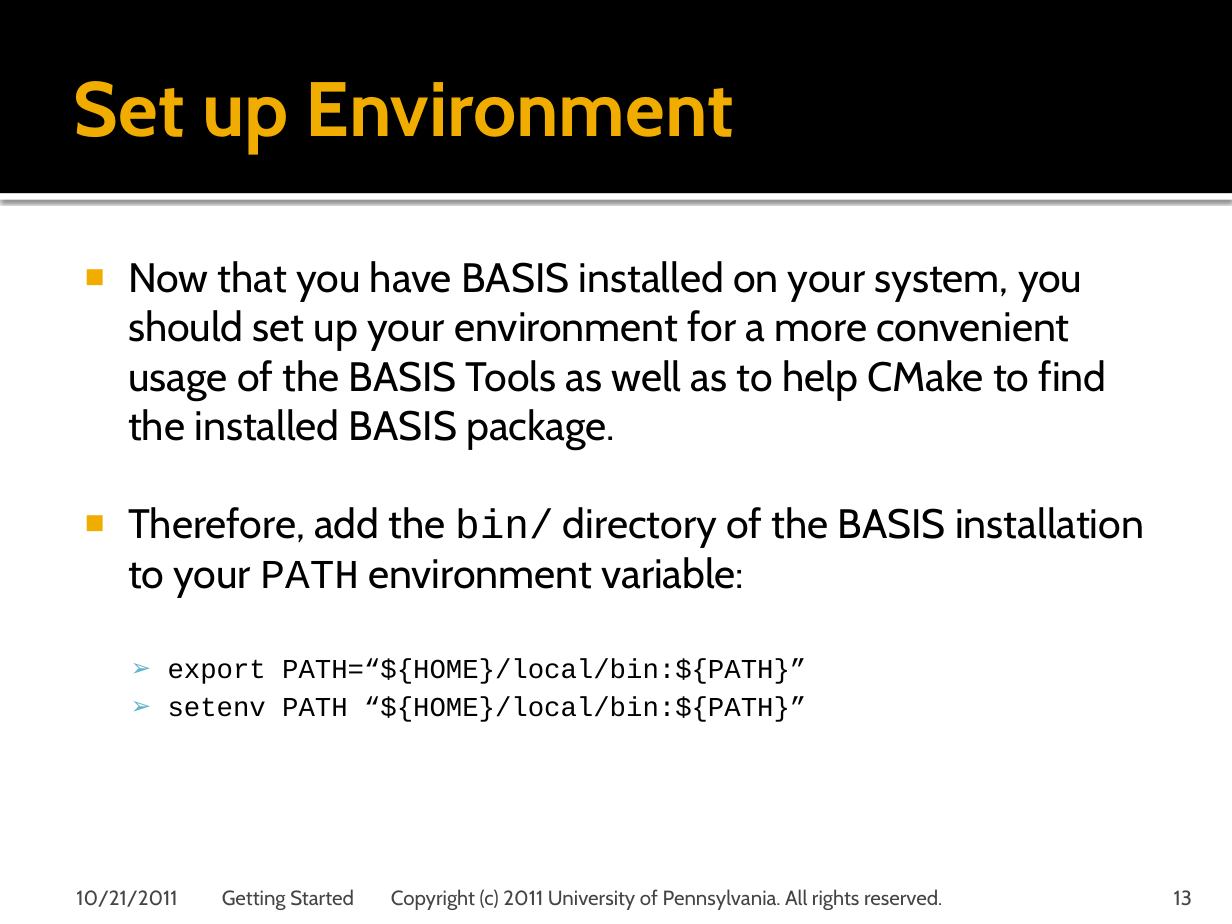
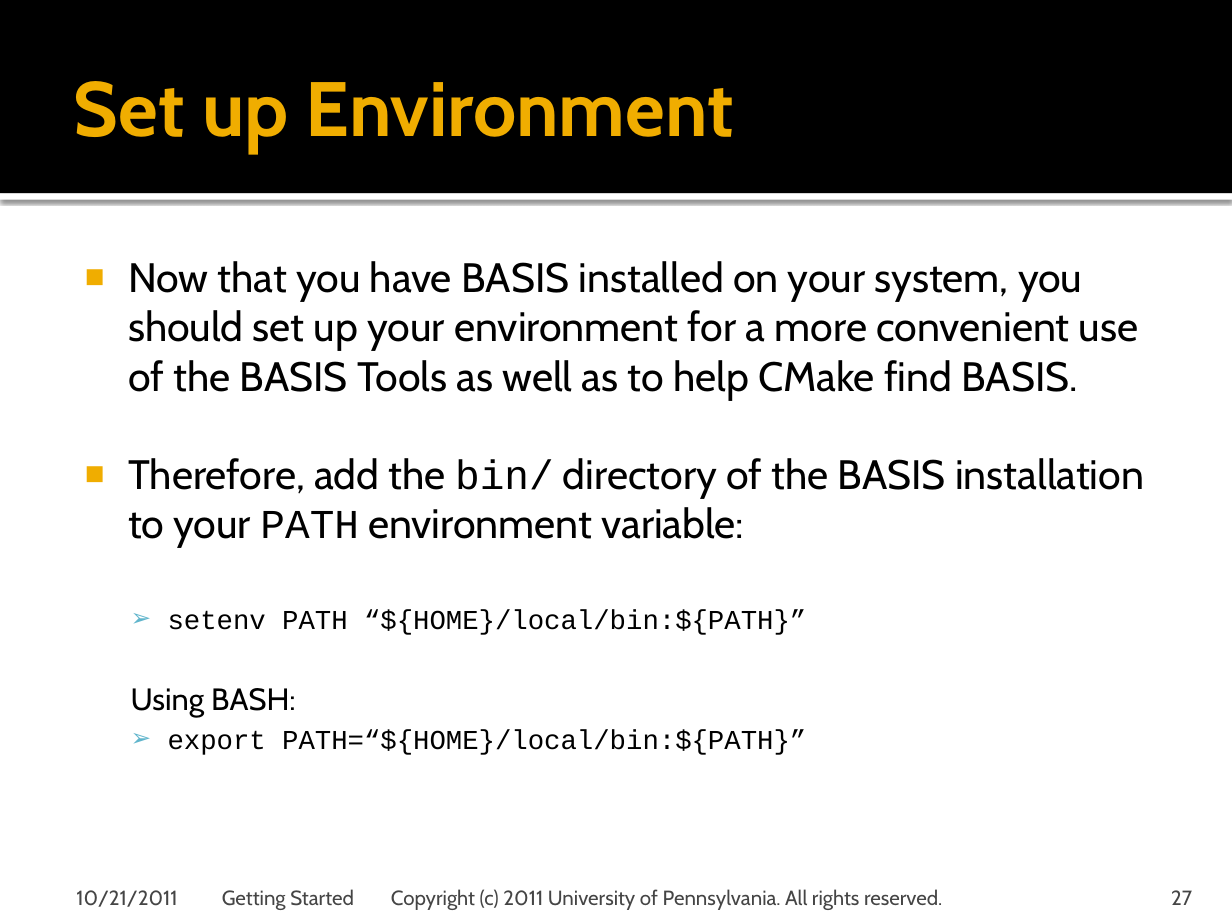
Before and after one commit to cmake-basis/legacy, a slide deck: slide 27 of doc/tutorials/BASIS Tutorial - 02 Getting Started.pptx (slide 13 before the commit). Drawn at 1232x924 pixels with LibreOffice and Linux fonts; fonts in the diff are those of the drawing; background and template pictures are left out. Boxes give left, top, right and bottom in pixels: in the first picture for what was removed or moved away, otherwise in the second. Text is boxed around its words. In the diff, an @@ line names an element or a change of style, - is before the commit and + after.

Commit message:
Modified basisproject tool to not use .basis/cache file, but initialize default options from what is actually there. Added quick start guide to Getting Started tutorial.

```diff
--- a/doc/tutorials/BASIS Tutorial - 02 Getting Started.pptx
+++ b/doc/tutorials/BASIS Tutorial - 02 Getting Started.pptx
@@ text at (128, 261, 1139, 400): text changed @@
-■ Now that you have BASIS installed on your system, you should set up your environment for a more convenient usage of the BASIS Tools as well as to help CMake to find the installed BASIS package.
+■ Now that you have BASIS installed on your system, you should set up your environment for a more convenient use of the BASIS Tools as well as to help CMake find BASIS.
@@ text at (131, 610, 806, 716): paragraphs added @@
+  ➢ setenv PATH “${HOME}/local/bin:${PATH}”
+  Using BASH:
@@ text at (168, 697, 806, 722): paragraph removed @@
-  ➢ setenv PATH “${HOME}/local/bin:${PATH}”
@@ page number at (1171, 890, 1192, 905): text changed @@
-13
+27
```
Also in this commit, not shown: 9 other slides changed, 14 slides added, 2 other files.
